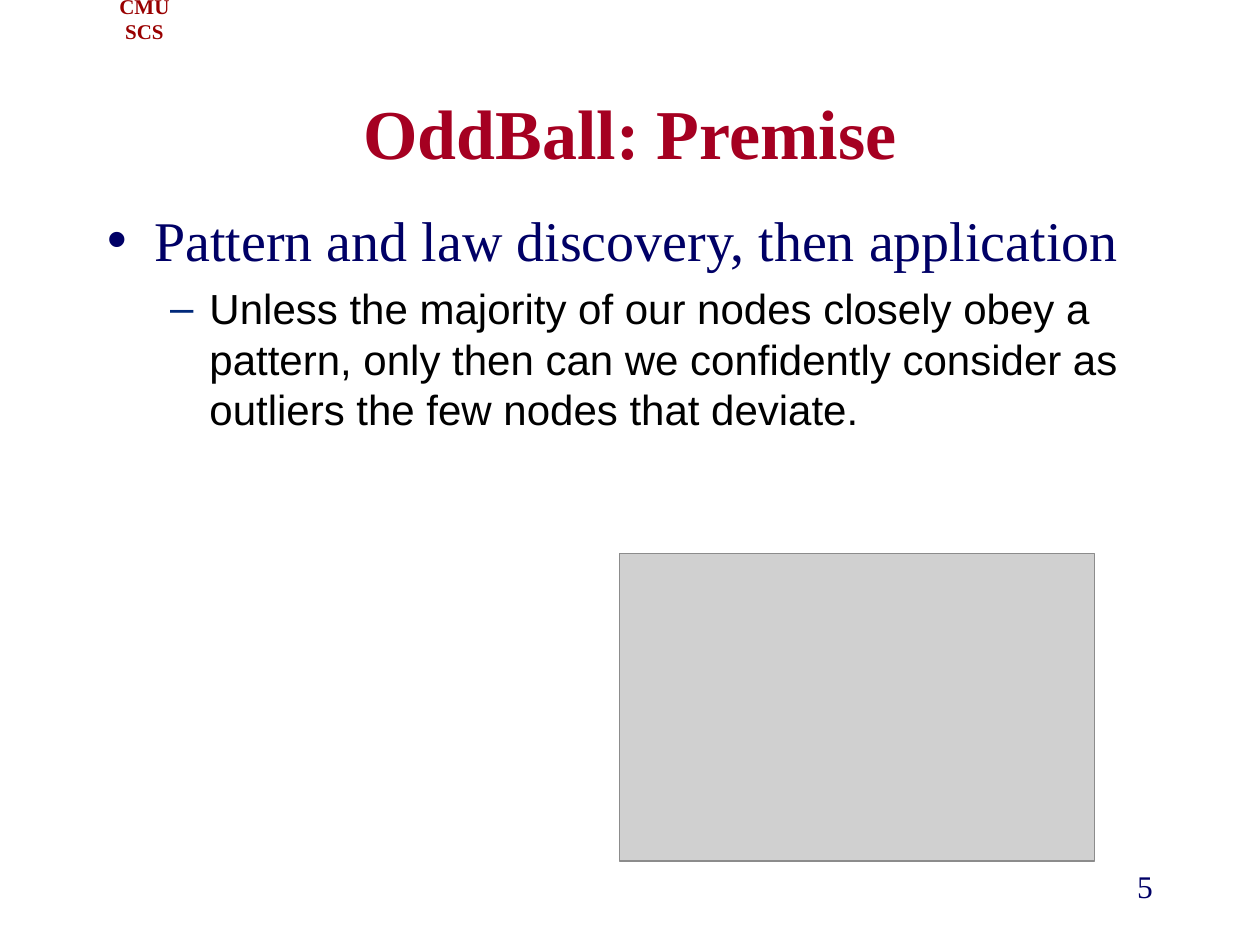
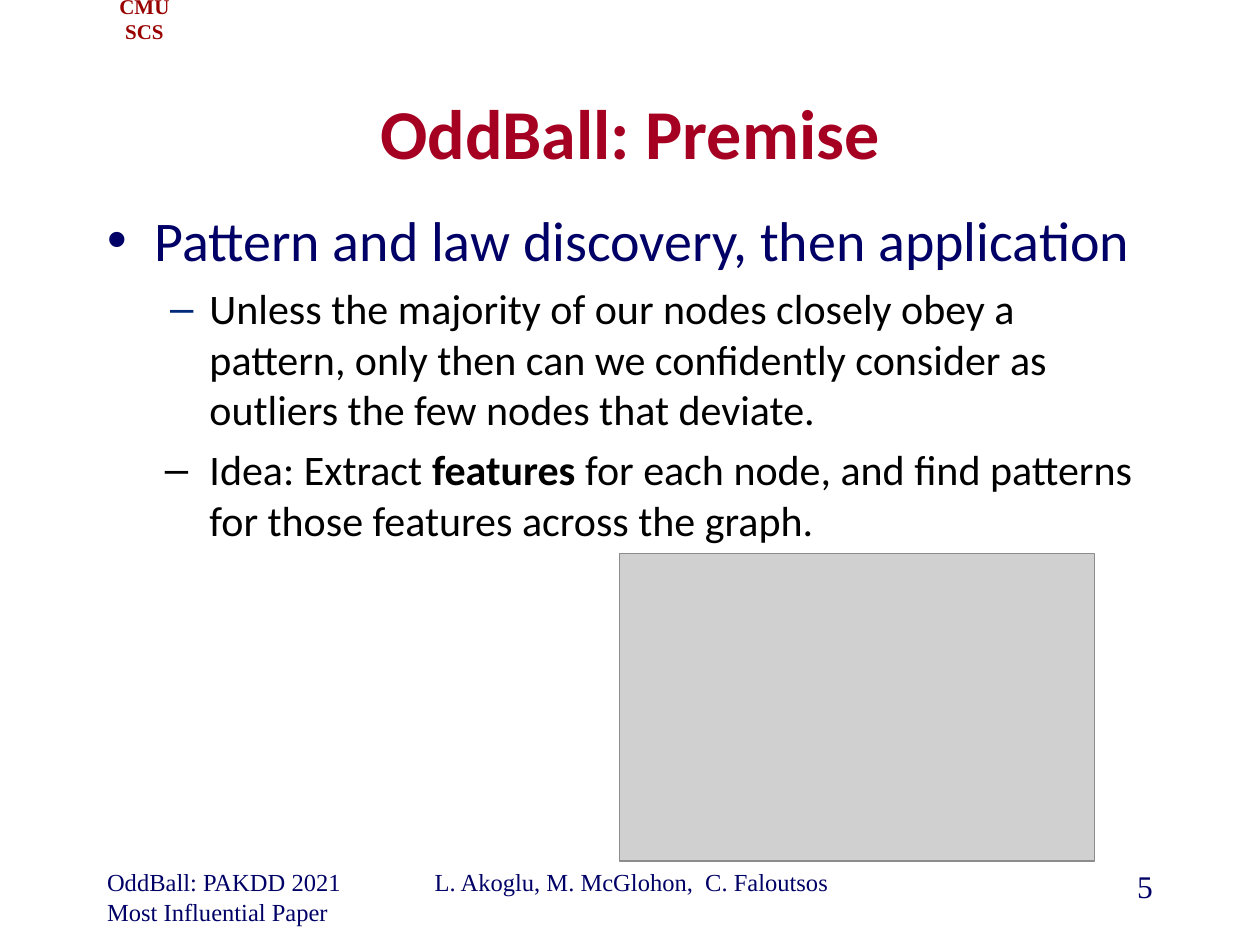
Before and after one commit to cfaloutsos/2021-pakdd-ToT, a slide deck: slide 5 of P1_past_OddBall_ToT.pptx. Drawn at 1260x945 pixels with LibreOffice and Linux fonts; fonts in the diff are those of the drawing; grey boxes stand for pictures; background and template pictures are left out. Boxes give left, top, right and bottom in pixels: in the first picture for what was removed or moved away, otherwise in the second. Text is boxed around its words. In the diff, an @@ line names an element or a change of style, - is before the commit and + after.

```diff
--- a/P1_past_OddBall_ToT.pptx
+++ b/P1_past_OddBall_ToT.pptx
@@ title "OddBall: Premise" at bbox=[380, 110, 880, 160]: font Times New Roman to Calibri @@
@@ text at bbox=[154, 222, 1129, 426]: font Times New Roman to Calibri in "Pattern and law discovery, then application"; font Arial to Calibri in "Unless the majority of our nodes closely ..." @@
@@ text at bbox=[209, 455, 1132, 544]: paragraph added @@
+  – Idea: Extract features for each node, and find patterns for those features across the graph.
@@ text added at bbox=[107, 874, 341, 926], 14 pt, text #000066 @@
+OddBall: PAKDD 2021 Most Influential Paper
@@ text added at bbox=[435, 874, 828, 897], 14 pt, text #000066 @@
+L. Akoglu, M. McGlohon, C. Faloutsos
```
Also in this commit, not shown: 11 other slides changed, 1 slide removed.
